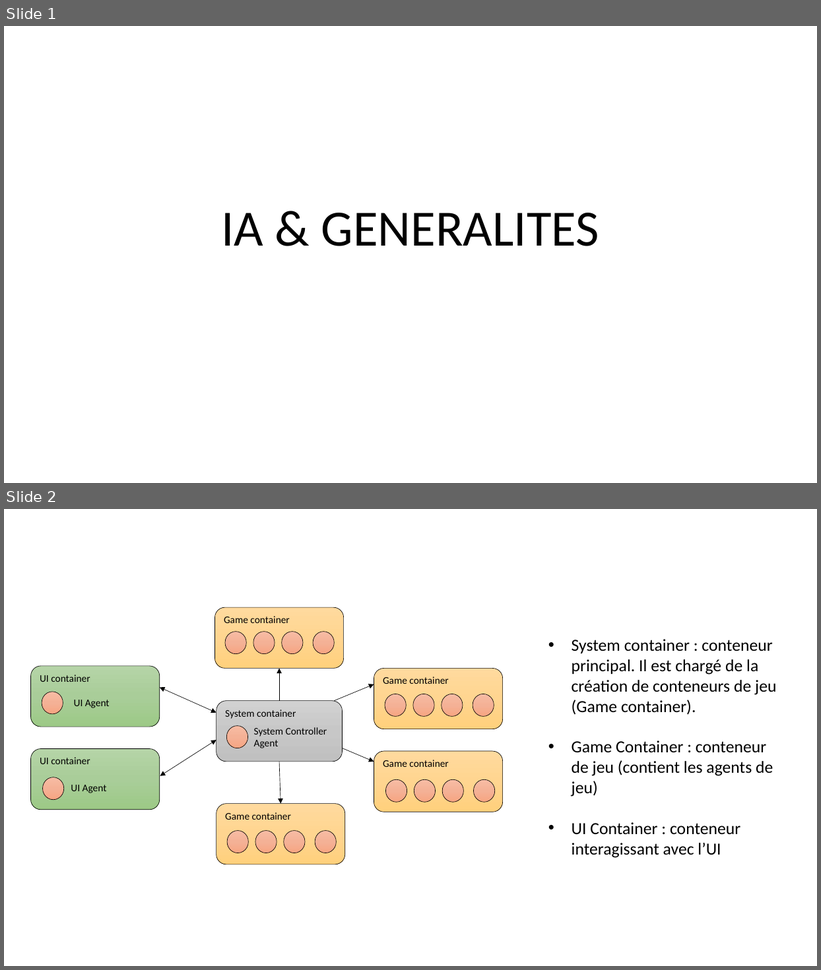
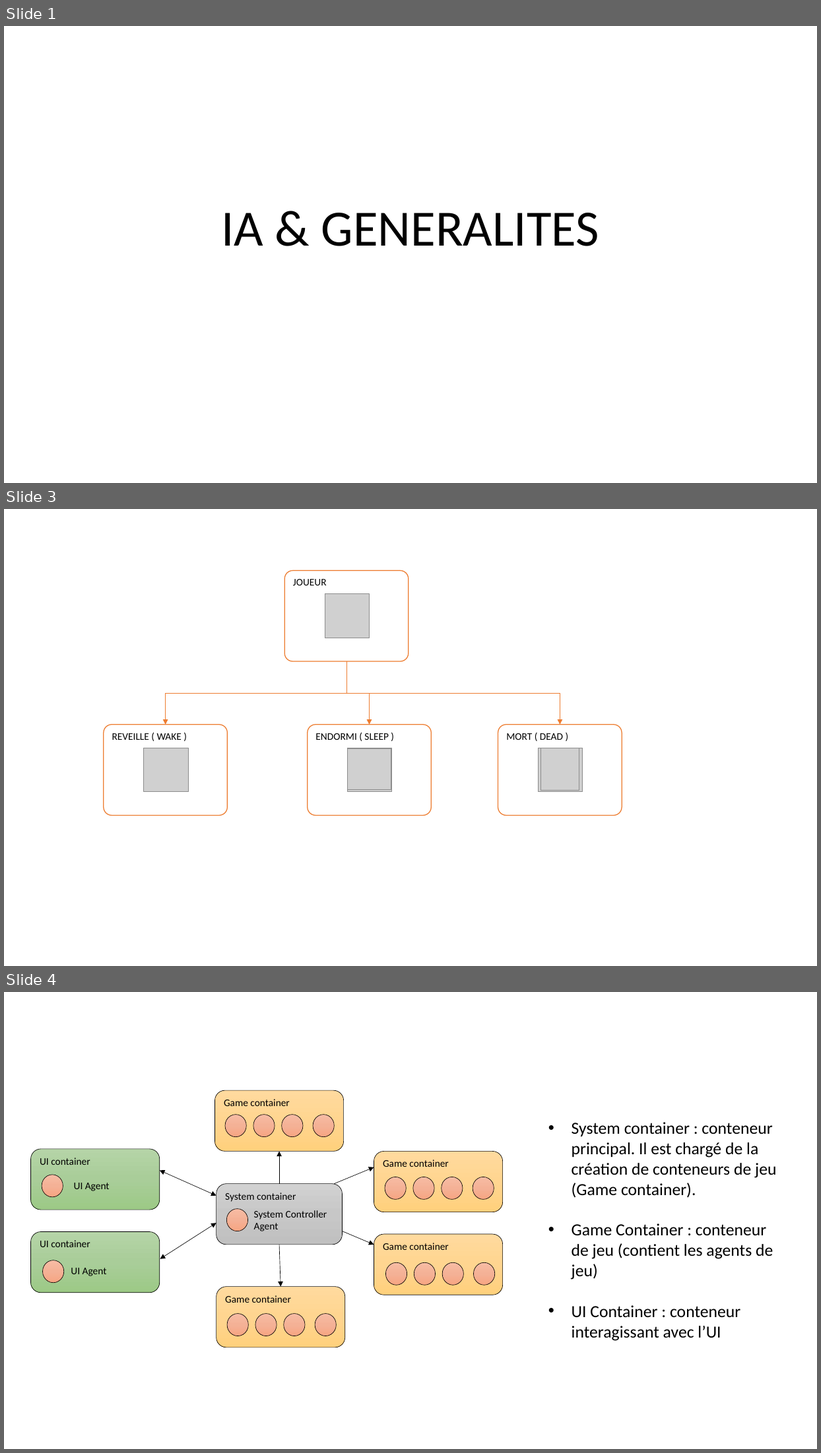
Before and after one commit to konamdav/Loup-Garou, a slide deck: README.pptx. Shown one above the other, each under a label of ours: slides 1 and 2 before the commit, slides 1, 3 and 4 after it; the slides between them are not shown. The pictures are 821x970 and 821x1453 pixels, drawn with LibreOffice and Linux fonts; fonts in the diff are those of the drawing; grey boxes stand for pictures. Boxes give left, top, right and bottom in pixels: in the first picture for what was removed or moved away, otherwise in the second. Text is boxed around its words. In the diff, an @@ line names an element or a change of style, - is before the commit and + after.

```diff
--- a/README.pptx
+++ b/README.pptx
@@ slide 3 added at (x1=4, y1=509, x2=817, y2=966), background #FFFFFF @@
@@ group added at (x1=104, y1=570, x2=622, y2=816): 6 pictures, 4 rounded rectangles, 3 elbow arrows @@
+JOUEUR
+REVEILLE ( WAKE )
+ENDORMI ( SLEEP )
+MORT ( DEAD )
@@ what was slide 2 is now slide 4 @@
```
Also in this commit, not shown: 1 slide changed, 1 other slide added, 2 slides removed, 4 other files.
